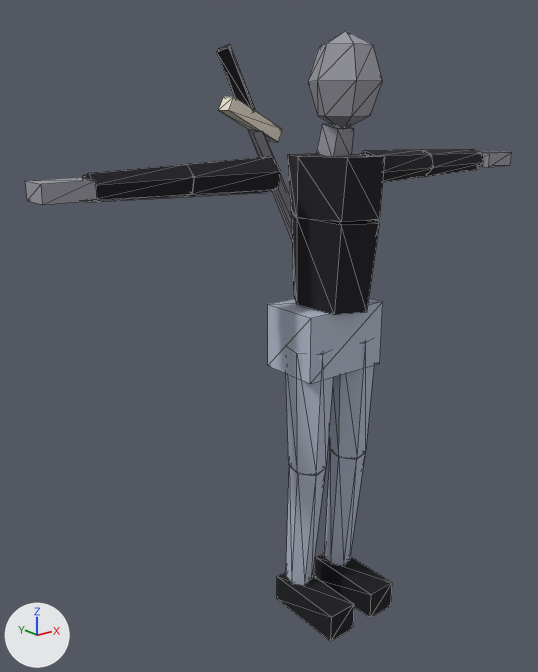
What one commit did to the glTF model packages/client/public/models/atacador.glb.
One viewpoint serves both versions: a 50 mm camera at (-1.462, -1.532, 1.571) aimed at (-0.122, 0.143, 0.901). Lighting does not change. The marker at lower left points along +X, +Y and +Z. The picture after the commit comes second. Mesh edges are drawn as thin lines. Vertices at exactly the same position are counted once.

In view in the first picture: 'atacador.001'.
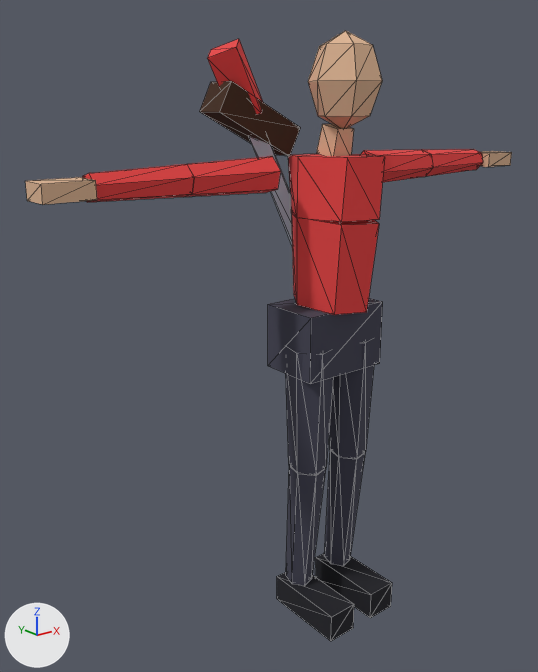
Changed parts and their boxes (x1, y1, x2, y2) in the pictures (538 x 672 px; the box of a moved part takes in the faces that stretch with it):
'atacador.001', reshaped, surface changed: (25, 31, 512, 641) in both
part 1 of me_atacador, moved or reshaped: before (217, 44, 292, 239); after (200, 39, 300, 244)
part 2 of me_atacador, surface changed: (25, 31, 512, 589) in both

What changed in the scene script:
```text
Change me_atacador:
    used by ob_atacador_001; location = (0.0, 0.0, 0.0)
    remove me_atacador.from_pydata(...)  # 215 vertices, 344 faces; spans x -0.84..0.84, y -0.17..0.24, z 0.01..1.75
    add me_atacador.from_pydata(...)  # 215 vertices, 344 faces; spans x -0.84..0.84, y -0.17..0.25, z 0.01..1.75
    me_atacador part 1: 24 of 215 vertices moved; they spanned x -0.26..0.24, y 0.14..0.24, z 0.78..1.72 and now span x -0.29..0.26, y 0.13..0.25, z 0.77..1.73; mean shift (0.0, 0.0, 0.0); largest move (-0.07, 0.21, 1.46) -> (-0.05, 0.24, 1.43)
    me_atacador part 2: texture (UV) coordinates of 344 of 344 faces, centred in x -0.84..0.84, y -0.17..0.21, z 0.01..1.73, changed; they spanned u 0.09..0.47, v 0.53..0.91 and now span u 0.06..0.81, v 0.56..0.81
```
